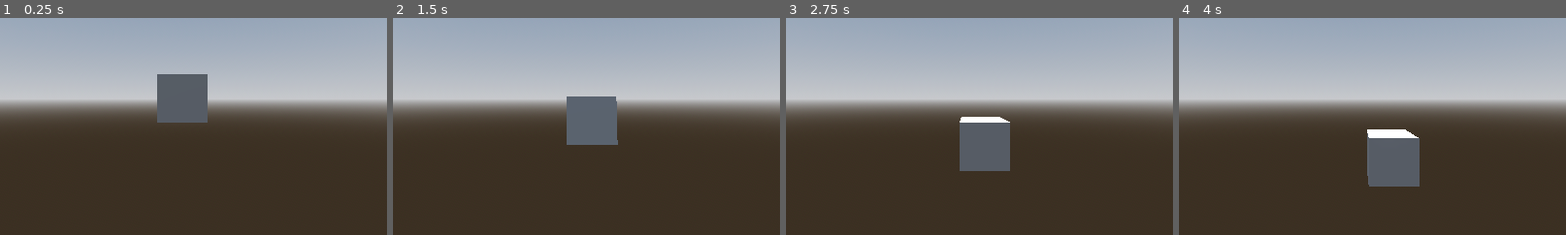
Above: before the commit, frames 1-4 (left to right).
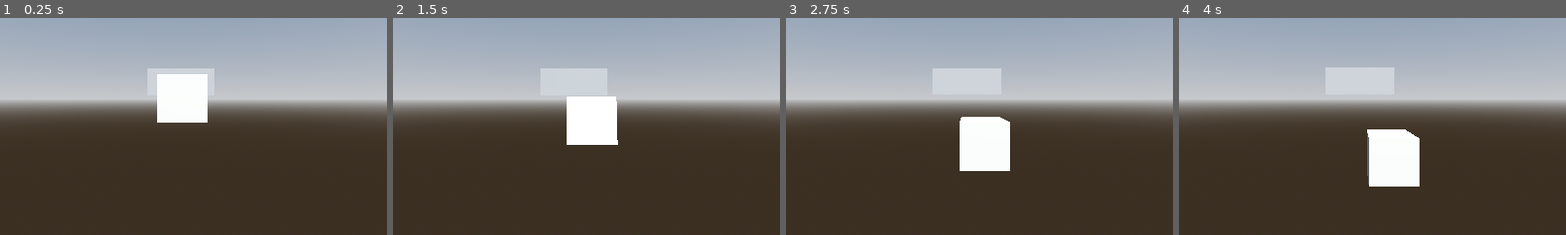
Above: after the commit, the same moments.

Repository: ConnorG255/Sky-game
Game: Godot game, scene res://main.tscn
Same seed, same stepped clock (60 frames per second), same inputs: the game is played once before the commit and once after it.
Inputs:
- Up to frame 1 (0.25 s): no input
- Up to frame 2 (1.5 s): tap Enter at 0.5 s; tap D (D) at 0.6 s; tap S (S) at 0.8, 1.35 s
- Up to frame 3 (2.75 s): tap D (D) at 1.55 s; tap A (A) at 2.1 s; tap S (S) at 2.3 s
- Up to frame 4 (4 s): tap Space (Space) at 2.75 s; tap D (D) at 2.85 s; tap S (S) at 3.6 s
The pictures show only the part of the screen within x 27-77%, y 31-81%; the shares and areas given below are measured in that part.

The runs differ from the first frame. In frame 1, 3.4% of the frame differs, in the area x 38-56%, y 23-49%; in frame 2, 3.6%; in frame 3, 3.7%; in frame 4, 3.8%, in the area x 37-63%, y 22-78%.

Commit message:
Object Spawning working

Diff:
--- a/main.tscn
+++ b/main.tscn
@@ -1,7 +1,6 @@
-[gd_scene load_steps=12 format=3 uid="uid://we3m1qngr6vl"]
+[gd_scene load_steps=11 format=3 uid="uid://we3m1qngr6vl"]
 
 [ext_resource type="PackedScene" uid="uid://0w4fbvqv2wpb" path="res://prefabs/player.tscn" id="1_0n86a"]
-[ext_resource type="Script" path="res://scripts/Spawnerboi.gd" id="1_vc5tv"]
 
 [sub_resource type="ProceduralSkyMaterial" id="ProceduralSkyMaterial_lxirp"]
 sky_horizon_color = Color(0.64625, 0.65575, 0.67075, 1)
@@ -67,13 +66,13 @@
 edge_fade = 2.69087
 density_texture = SubResource("ImageTexture3D_1ae1q")
 
-[node name="Node" type="Node"]
+[node name="Main" type="Node"]
 
-[node name="Spawnerboi" type="Node" parent="."]
-script = ExtResource("1_vc5tv")
+[node name="Spawnpoint" type="Node3D" parent="."]
+transform = Transform3D(1, 0, 0, 0, 1, 0, 0, 0, 1, 0, 0, -174.02)
 
 [node name="DirectionalLight3D" type="DirectionalLight3D" parent="."]
-transform = Transform3D(-0.866025, -0.433013, 0.25, 0, 0.5, 0.866025, -0.5, 0.75, -0.433013, 0, 0, 0)
+transform = Transform3D(-0.866025, -0.433013, 0.25, 0.434911, -0.405685, 0.803911, -0.246683, 0.804935, 0.539655, -2.3253, 3.1719, 0.440297)
 light_color = Color(1, 1, 0.94902, 1)
 light_energy = 2.85
 shadow_enabled = true
--- a/prefabs/obstacles/o1.tscn
+++ b/prefabs/obstacles/o1.tscn
@@ -1,6 +1,9 @@
-[gd_scene format=3 uid="uid://b3obxjkxh8cye"]
+[gd_scene load_steps=2 format=3 uid="uid://b3obxjkxh8cye"]
+
+[ext_resource type="Script" path="res://scripts/obstacles.gd" id="1_poar7"]
 
 [node name="Node3D" type="Node3D"]
+script = ExtResource("1_poar7")
 
 [node name="CSGBox3D" type="CSGBox3D" parent="."]
 transform = Transform3D(43.1401, 0, 0, 0, 5.28843, 0, 0, 0, 1, 0, -5.8591, 0)
--- a/prefabs/obstacles/o2.tscn
+++ b/prefabs/obstacles/o2.tscn
@@ -1,6 +1,9 @@
-[gd_scene format=3 uid="uid://udbimmdodnjs"]
+[gd_scene load_steps=2 format=3 uid="uid://udbimmdodnjs"]
+
+[ext_resource type="Script" path="res://scripts/obstacles.gd" id="1_hxs2n"]
 
 [node name="Node3D" type="Node3D"]
+script = ExtResource("1_hxs2n")
 
 [node name="CSGBox3D" type="CSGBox3D" parent="."]
 transform = Transform3D(43.1401, 0, 0, 0, 50.3025, 0, 0, 0, 1, -15.374, -5.859, 0)
--- a/prefabs/obstacles/o3.tscn
+++ b/prefabs/obstacles/o3.tscn
@@ -1,6 +1,9 @@
-[gd_scene format=3 uid="uid://b8vsu471g8erx"]
+[gd_scene load_steps=2 format=3 uid="uid://b8vsu471g8erx"]
+
+[ext_resource type="Script" path="res://scripts/obstacles.gd" id="1_k4oaj"]
 
 [node name="Node3D" type="Node3D"]
+script = ExtResource("1_k4oaj")
 
 [node name="CSGBox3D" type="CSGBox3D" parent="."]
 transform = Transform3D(43.1401, 0, 0, 0, 50.3025, 0, 0, 0, 1, 15.3745, -5.8591, 0)
--- a/prefabs/obstacles/o4.tscn
+++ b/prefabs/obstacles/o4.tscn
@@ -1,6 +1,9 @@
-[gd_scene format=3 uid="uid://3dst7xqqwwor"]
+[gd_scene load_steps=2 format=3 uid="uid://3dst7xqqwwor"]
+
+[ext_resource type="Script" path="res://scripts/obstacles.gd" id="1_xvnx2"]
 
 [node name="Node3D" type="Node3D"]
+script = ExtResource("1_xvnx2")
 
 [node name="CSGBox3D" type="CSGBox3D" parent="."]
 transform = Transform3D(26.9569, 0, 0, 0, 52.6179, 0, 0, 0, 1.04603, 0, 0, 0)
--- a/prefabs/obstacles/o5.tscn
+++ b/prefabs/obstacles/o5.tscn
@@ -1,6 +1,9 @@
-[gd_scene format=3 uid="uid://bjfobrpp6ecjm"]
+[gd_scene load_steps=2 format=3 uid="uid://bjfobrpp6ecjm"]
+
+[ext_resource type="Script" path="res://scripts/obstacles.gd" id="1_nxpup"]
 
 [node name="Node3D" type="Node3D"]
+script = ExtResource("1_nxpup")
 
 [node name="CSGBox3D" type="CSGBox3D" parent="."]
 transform = Transform3D(43.1401, 0, 0, 0, 5.28843, 0, 0, 0, 1, 0, 10.9603, 0)
--- /dev/null
+++ b/prefabs/spawnerboi.tscn
@@ -0,0 +1,6 @@
+[gd_scene load_steps=2 format=3 uid="uid://creg3bvk0wcm0"]
+
+[ext_resource type="Script" path="res://scripts/Spawnerboi.gd" id="1_whecb"]
+
+[node name="Spawnerboi" type="Node3D"]
+script = ExtResource("1_whecb")
--- a/project.godot
+++ b/project.godot
@@ -14,6 +14,10 @@
 run/main_scene="res://main.tscn"
 config/features=PackedStringArray("4.2", "Forward Plus")
 config/icon="res://icon.svg"
+
+[autoload]
+
+Spawnerboi="*res://scripts/Spawnerboi.gd"
 
 [input]
 
--- a/scripts/Spawnerboi.gd
+++ b/scripts/Spawnerboi.gd
@@ -1,15 +1,23 @@
-extends Node
+extends Node3D
 
 var obstacles: Array = []
 @export_dir var opath = "res://prefabs/obstacles/"
 
+@export var timebetween = 5
+@export var ospeed = 0.02
+
+
+var canspawn:bool = true
+
+var rng = RandomNumberGenerator.new()
 # Called when the node enters the scene tree for the first time.
 func _ready():
 	loadobstacles(opath)
-	print(obstacles)
 	pass
 
-func loadobstacles(path) -> void:
+
+#i dont know if its good or not to be declaring the types but might as well starting now
+func loadobstacles(path: String) -> void:
 
 	var dir = DirAccess.open(path)
 	dir.list_dir_begin()
@@ -25,4 +33,24 @@
 
 # Called every frame. 'delta' is the elapsed time since the previous frame.
 func _process(delta):
+
+	spawning()
+
 	pass
+
+#Spawing in the walls with the speed of tahe walls and the
+#rate at which they spawn being changed through the player getting points
+#in a different script
+func spawning() -> void:
+	if(canspawn):
+		canspawn = false
+		var randomnum = randi() % 4
+		var ob = load(obstacles[randomnum])
+		print(randomnum)
+		var newob = ob.instantiate()
+		newob.position = Vector3(0,0,-180)
+		newob.rotation = Vector3.ZERO
+		get_tree().get_root().call_deferred("add_child", newob)
+		canspawn = false
+		await(get_tree().create_timer(timebetween).timeout)
+		canspawn = true
--- /dev/null
+++ b/scripts/obstacles.gd
@@ -0,0 +1,9 @@
+extends Node3D
+
+
+func _ready():
+	pass
+
+func _process(delta):
+	position.z += Spawnerboi.ospeed
+	pass
Not shown: 5 places in main.tscn that only renumber resources
